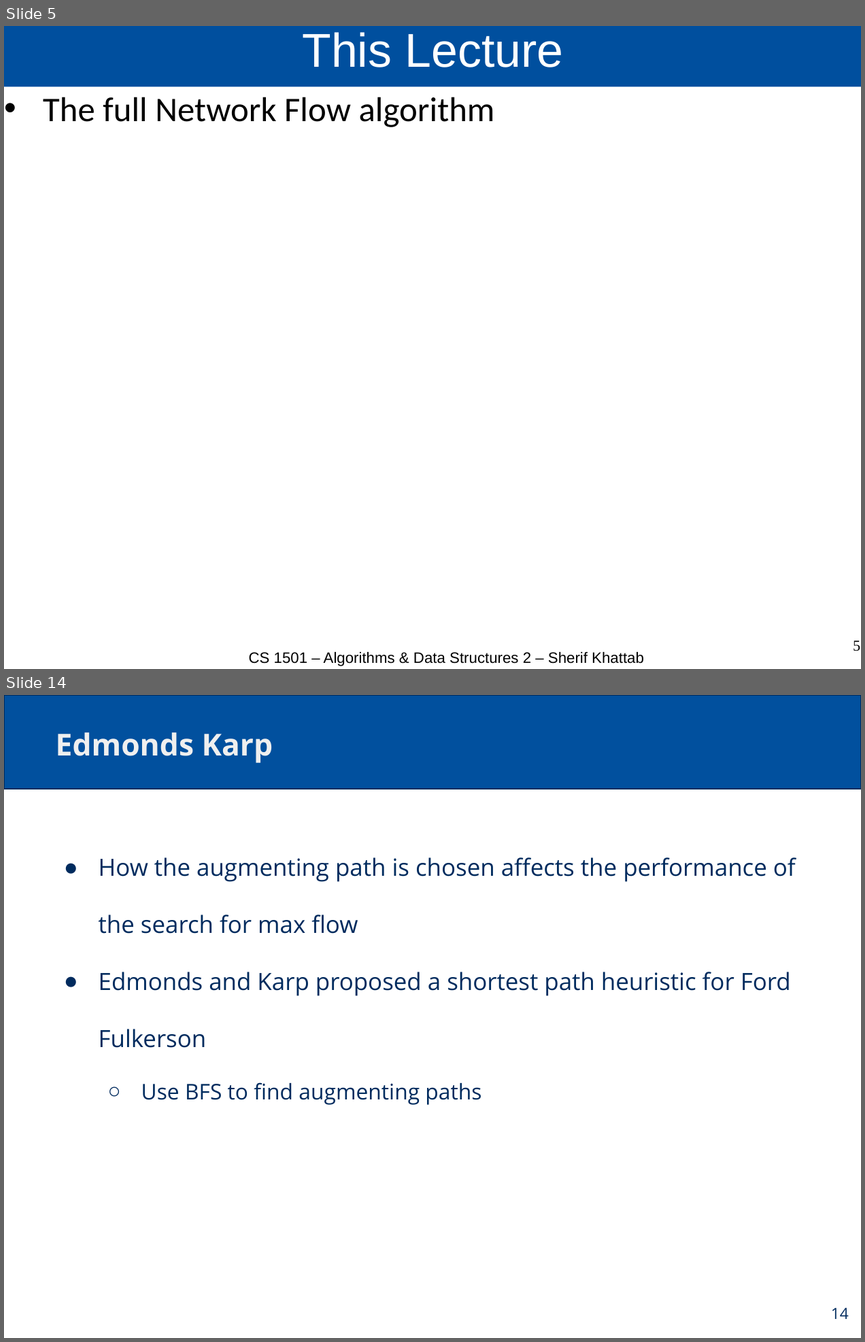
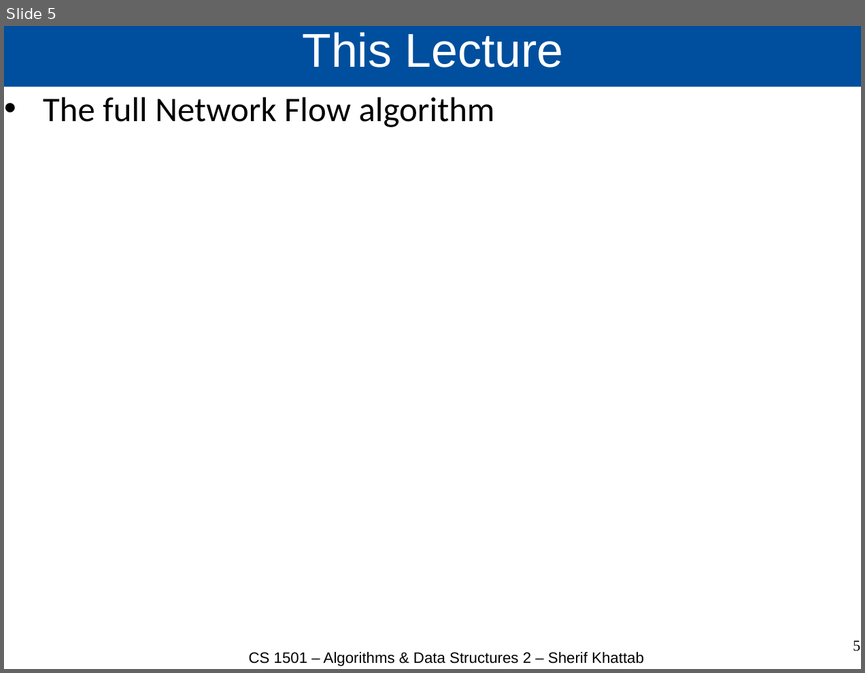
Before and after one commit to cs1501-2224/handouts, a slide deck: DraftSlides/Lecture22.pptx. Shown one above the other, each under a label of ours: slides 5 and 14 before the commit, slide 5 after it; the slides between them are not shown. The pictures are 865x1342 and 865x673 pixels, drawn with LibreOffice and Linux fonts; fonts in the diff are those of the drawing. Boxes give left, top, right and bottom in pixels: in the first picture for what was removed or moved away, otherwise in the second. Text is boxed around its words. In the diff, an @@ line names an element or a change of style, - is before the commit and + after.

```diff
--- a/DraftSlides/Lecture22.pptx
+++ b/DraftSlides/Lecture22.pptx
@@ slide 14 removed at [4, 695, 861, 1338], background #FFFFFF @@
@@ rectangle removed at [4, 695, 861, 789] @@
@@ title removed at [56, 732, 273, 763] @@
-Edmonds Karp
@@ text removed at [99, 858, 796, 1105] @@
-● How the augmenting path is chosen affects the performance of the search for max flow
-● Edmonds and Karp proposed a shortest path heuristic for Ford Fulkerson
-  ○ Use BFS to find augmenting paths
@@ page number removed at [831, 1308, 849, 1319] @@
-14
```
Also in this commit, not shown: 1 slide changed, 14 other slides removed, 2 other files.
